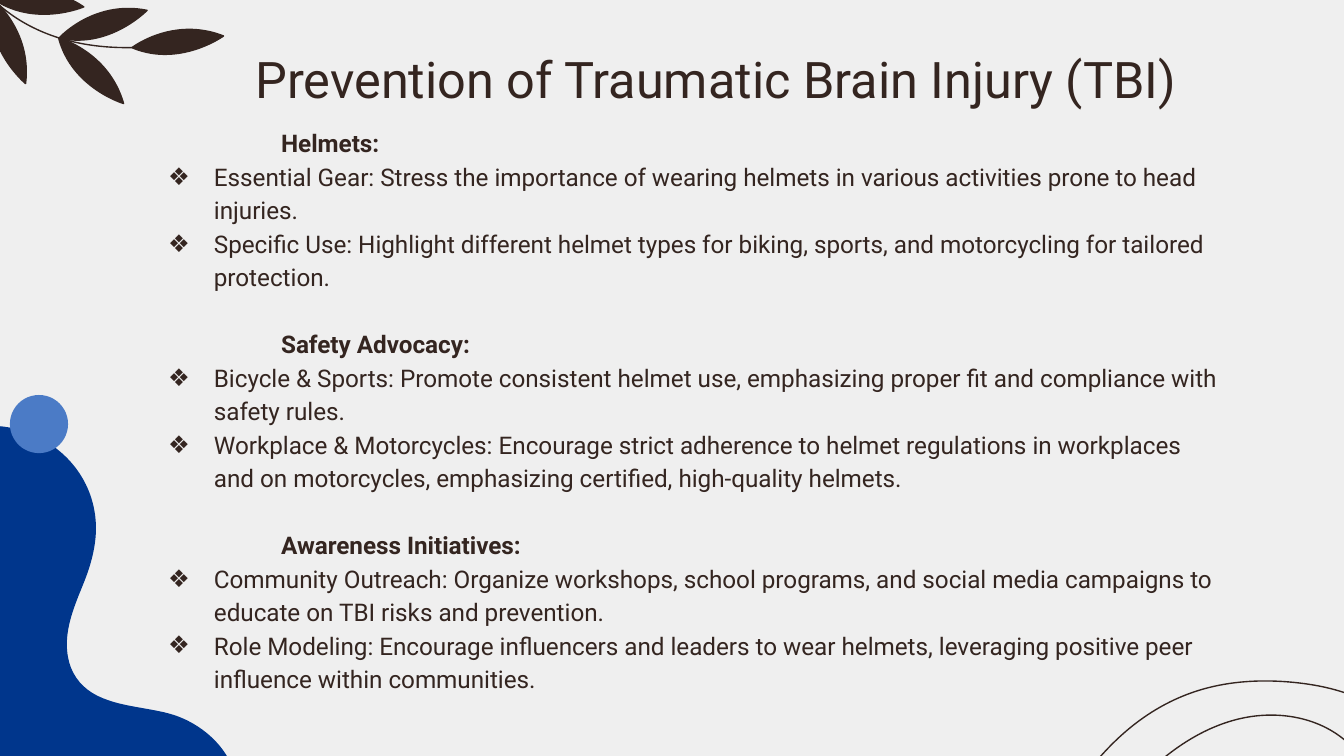
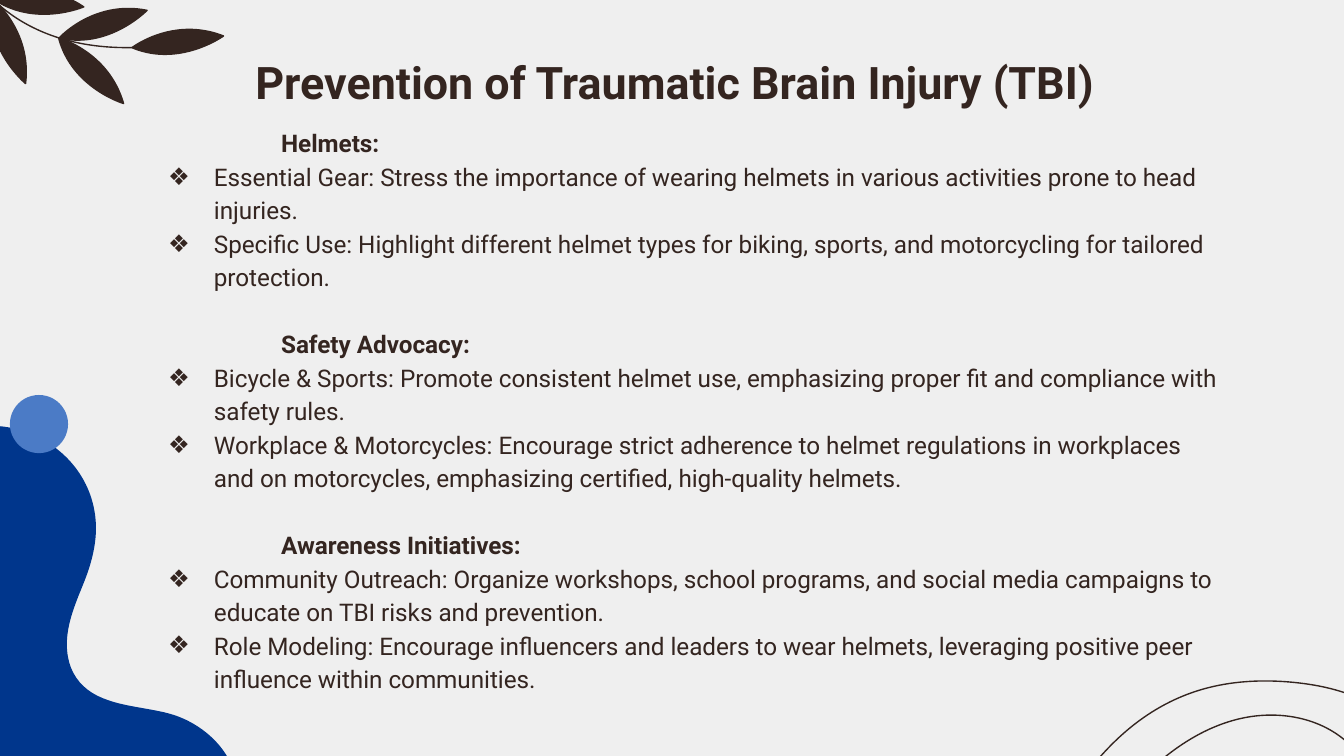
Before and after one commit to Chebet-Mercy/TBI-Traumatic-Brain-Injury, a slide deck: slide 19 of Traumatic Brain Injury.pptx (slide 20 before the commit). Drawn at 1344x756 pixels with LibreOffice and Linux fonts; fonts in the diff are those of the drawing. Boxes give left, top, right and bottom in pixels: in the first picture for what was removed or moved away, otherwise in the second. Text is boxed around its words. In the diff, an @@ line names an element or a change of style, - is before the commit and + after.

```diff
--- a/Traumatic Brain Injury.pptx
+++ b/Traumatic Brain Injury.pptx
@@ subtitle "Prevention of Traumatic Brain Injury ..." at (255, 64, 1094, 109): size 27 to 24 pt, bold on @@
```
Also in this commit, not shown: 5 other slides changed, 4 slides added, 4 slides removed.
